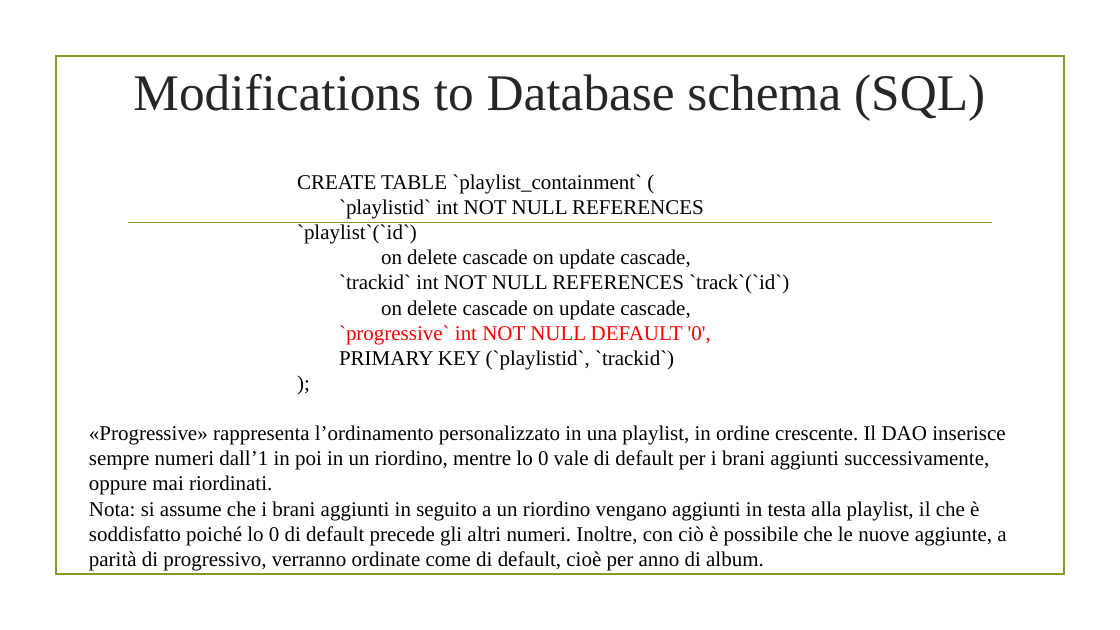
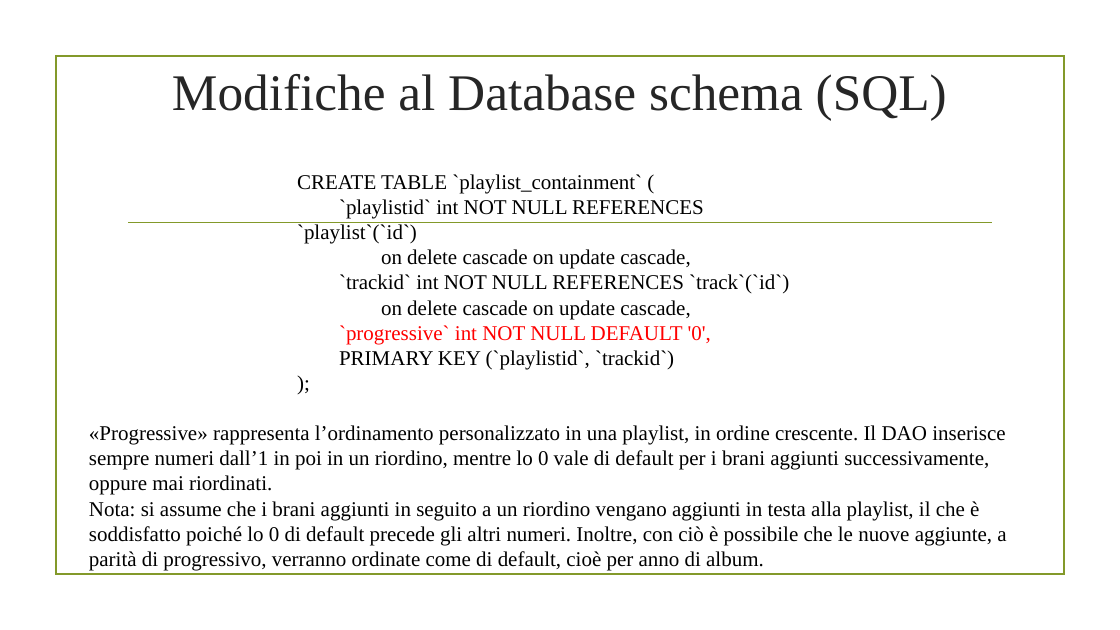
Before and after one commit to alex-atanassov/TIW2021-Atanassov-Bruno, a slide deck: slide 27 of deliverables/Presentazione progetto TIW.pptx (slide 26 before the commit). Drawn at 1120x630 pixels with LibreOffice and Linux fonts; fonts in the diff are those of the drawing; background and template pictures are left out. Boxes give left, top, right and bottom in pixels: in the first picture for what was removed or moved away, otherwise in the second. Text is boxed around its words. In the diff, an @@ line names an element or a change of style, - is before the commit and + after.

```diff
--- a/deliverables/Presentazione progetto TIW.pptx
+++ b/deliverables/Presentazione progetto TIW.pptx
@@ title at (172, 74, 947, 121): text changed @@
-Modifications to Database schema (SQL)
+Modifiche al Database schema (SQL)
```
Also in this commit, not shown: 28 other slides changed, 4 slides added, 3 slides removed.
